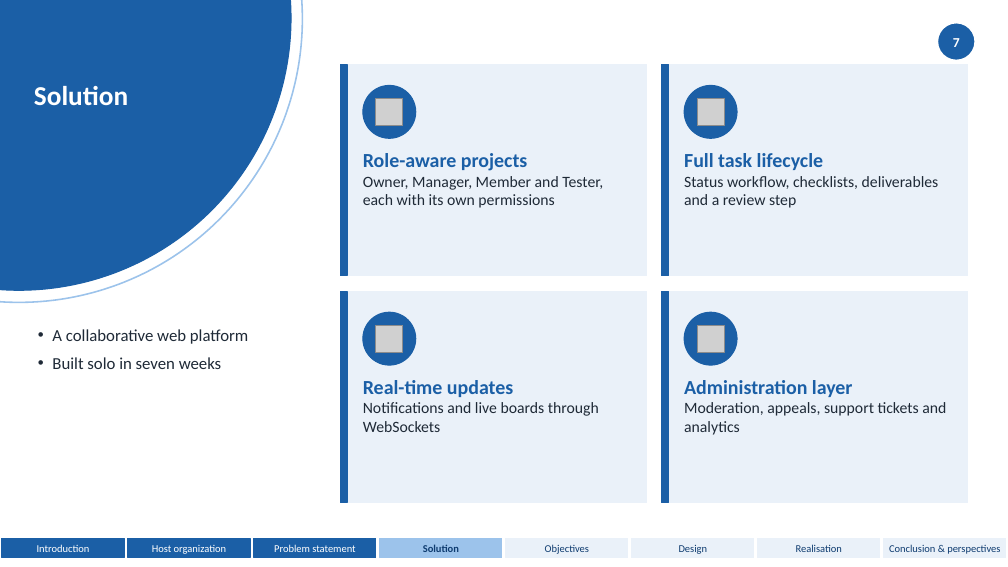
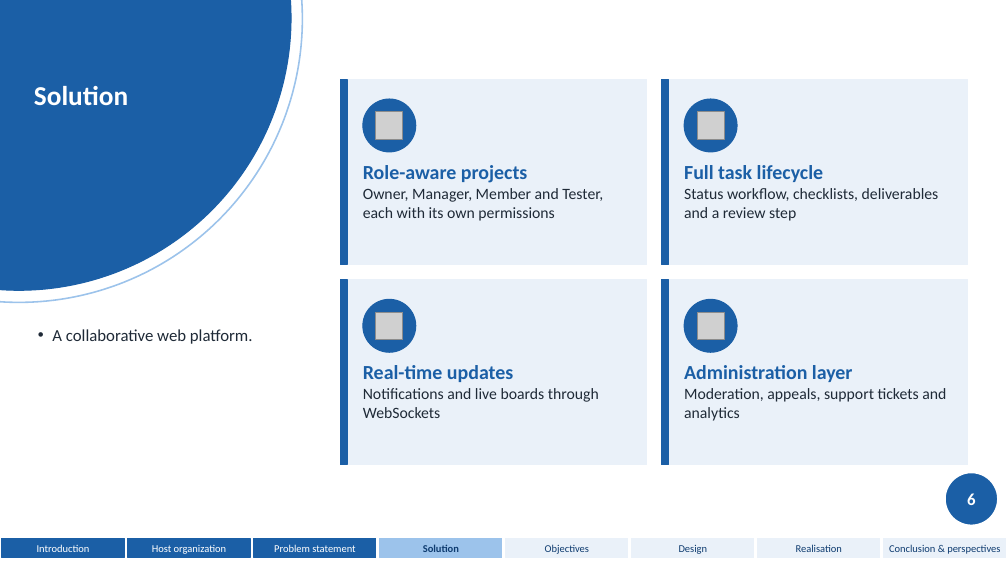
Before and after one commit to domdomxy/synkro, a slide deck: slide 7 of Synkro_PFA_Defense.pptx. Drawn at 1008x567 pixels with LibreOffice and Linux fonts; fonts in the diff are those of the drawing; grey boxes stand for pictures. Boxes give left, top, right and bottom in pixels: in the first picture for what was removed or moved away, otherwise in the second. Text is boxed around its words. In the diff, an @@ line names an element or a change of style, - is before the commit and + after.

Commit message:
Align defense speech with 26-slide deck
Condense the speech to a 9-minute target and reorganize it to match the updated 26-slide presentation, adding brief speaking cues for diagrams and visuals.

```diff
--- a/Synkro_PFA_Defense.pptx
+++ b/Synkro_PFA_Defense.pptx
@@ page number removed at (x1=953, y1=38, x2=960, y2=47) @@
-7
@@ rectangle resized from (x1=340, y1=64, x2=647, y2=276) to (x1=340, y1=79, x2=647, y2=265) @@
@@ rectangle resized from (x1=340, y1=64, x2=347, y2=276) to (x1=340, y1=79, x2=347, y2=265) @@
@@ rectangle resized from (x1=662, y1=64, x2=968, y2=276) to (x1=662, y1=79, x2=968, y2=265) @@
@@ rectangle resized from (x1=662, y1=64, x2=668, y2=276) to (x1=662, y1=79, x2=668, y2=265) @@
@@ 2 pictures, 2 ellipses moved together from (x1=363, y1=85, x2=737, y2=138) to (x1=363, y1=99, x2=737, y2=152) @@
@@ text "Role-aware projects" moved from (x1=363, y1=153, x2=603, y2=208) to (x1=363, y1=165, x2=603, y2=221) @@
@@ text "Full task lifecycle" moved from (x1=684, y1=153, x2=939, y2=208) to (x1=684, y1=165, x2=939, y2=221) @@
@@ rectangle resized from (x1=340, y1=291, x2=647, y2=503) to (x1=340, y1=280, x2=647, y2=465) @@
@@ rectangle resized from (x1=340, y1=291, x2=347, y2=503) to (x1=340, y1=280, x2=347, y2=465) @@
@@ rectangle resized from (x1=662, y1=291, x2=968, y2=503) to (x1=662, y1=280, x2=968, y2=465) @@
@@ rectangle resized from (x1=662, y1=291, x2=668, y2=503) to (x1=662, y1=280, x2=668, y2=465) @@
@@ 2 pictures, 2 ellipses moved together from (x1=363, y1=312, x2=737, y2=365) to (x1=363, y1=299, x2=737, y2=352) @@
@@ text at (x1=52, y1=329, x2=253, y2=344): text changed @@
-• A collaborative web platform
-• Built solo in seven weeks
+• A collaborative web platform.
@@ text "Real-time updates" moved from (x1=363, y1=380, x2=599, y2=432) to (x1=363, y1=365, x2=599, y2=418) @@
@@ text "Administration layer" moved from (x1=684, y1=380, x2=946, y2=435) to (x1=684, y1=365, x2=946, y2=421) @@
@@ ellipse resized from (x1=938, y1=23, x2=975, y2=60) to (x1=945, y1=473, x2=998, y2=526) @@
@@ page number added at (x1=967, y1=493, x2=975, y2=505), 16 pt, text #FFFFFF, bold @@
+6
```
Also in this commit, not shown: 24 other slides changed, 2 slides removed, 1 other file.
